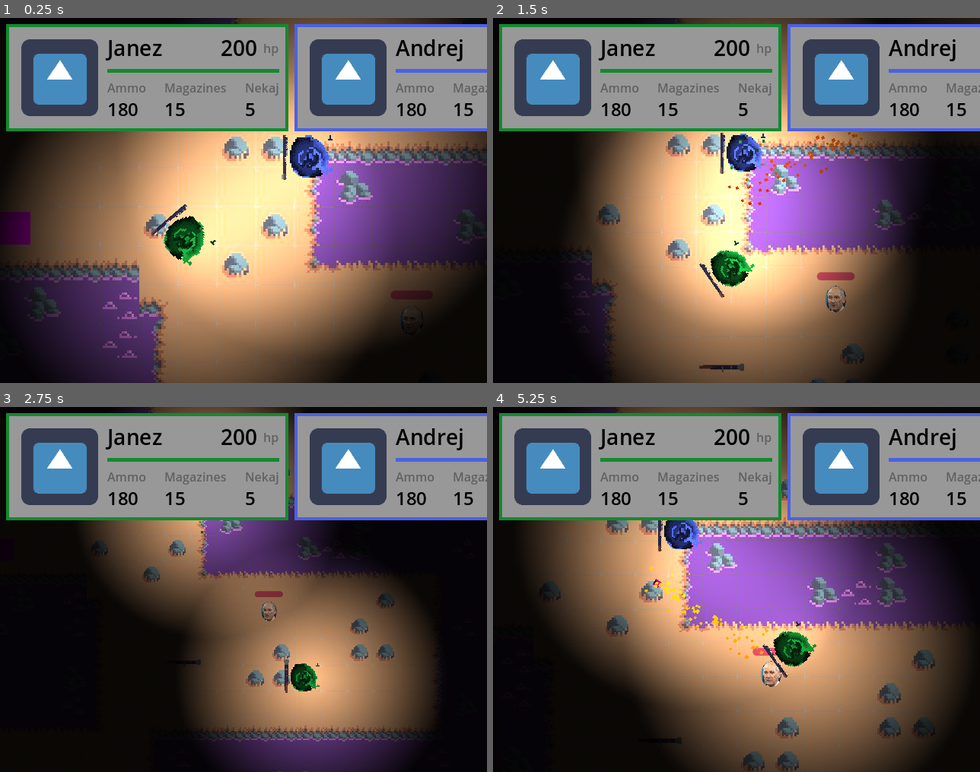
Above: before the commit, frames 1-4 (two rows, left to right).
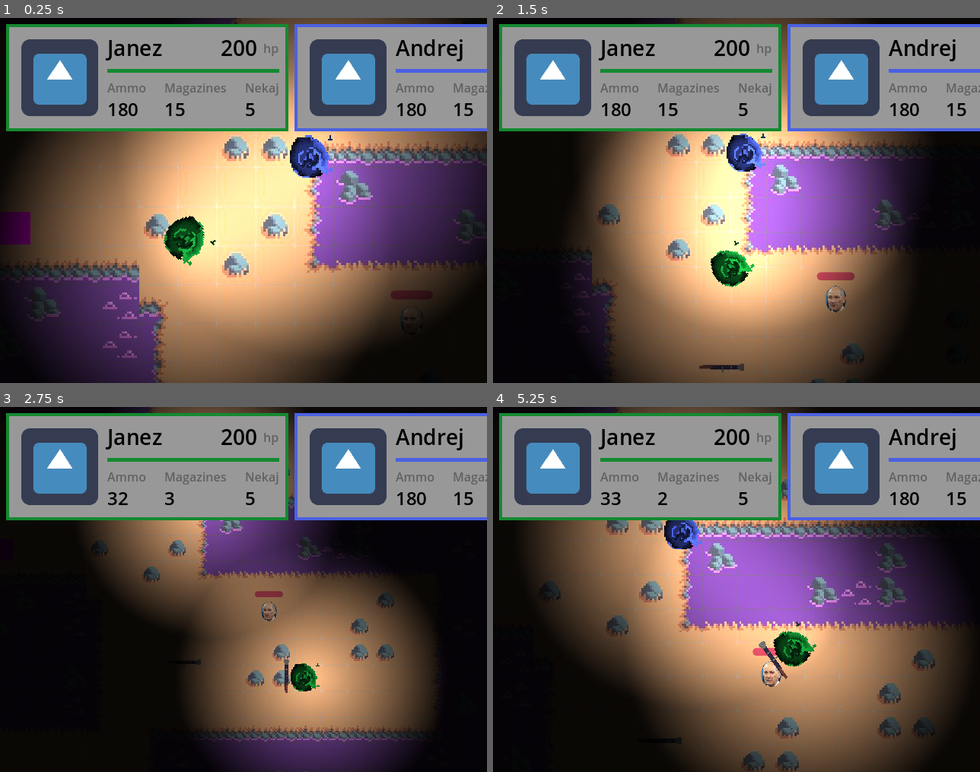
Above: after the commit, the same moments.

Repository: LanVukusic/GameX
Game: Godot game, scene res://TEST.tscn
The game is run twice, just before and just after one commit, with the same random seed, the same clock (stepped at 60 frames per second) and the same inputs. The engine's default icon, where the game draws it, is replaced by a stand-in: a white triangle on a blue panel in a dark square.
Inputs (mouse positions are in pixels of both pictures, inside the frame that each line leads up to):
- Up to frame 1 (0.25 s): no input
- Up to frame 2 (1.5 s): move the mouse to (843, 182) at 0.52 s; press the mouse at (843, 182) at 0.53 s; hold Right (ui_right) 0.53-1.28 s; move the mouse to (639, 218) at 1.27 s; release the mouse at (639, 218) at 1.28 s; hold Down (ui_down) from 1.28 s (still down); tap L (Lamp) at 1.35 s
- Up to frame 3 (2.75 s): click (146, 607) at 1.55 s; move the mouse to (292, 509) at 2.02 s; release Down (ui_down) at 2.03 s; press the mouse at (292, 509) at 2.03 s; hold Right (ui_right) from 2.03 s (still down)
- Up to frame 4 (5.25 s): move the mouse to (712, 662) at 2.77 s; release Right (ui_right) at 2.78 s; release the mouse at (712, 662) at 2.78 s; hold Up (ui_up) 2.78-3.53 s; tap 1 (WeaponSwitch) at 2.85 s; click (712, 662) at 3.05 s; move the mouse to (882, 644) at 3.52 s; press the mouse at (882, 644) at 3.53 s; hold Left (ui_left) 3.53-5.03 s; tap R (Reload) at 4.15 s; move the mouse to (590, 534) at 4.27 s; release the mouse at (590, 534) at 4.28 s; tap L (Lamp) at 4.35 s; click (590, 534) at 4.55 s; move the mouse to (760, 589) at 5.02 s; press the mouse at (760, 589) at 5.03 s; hold Down (ui_down) from 5.03 s (still down)

The runs differ from the first frame. In frame 1, 0.2% of the frame differs, in the area x 30-60%, y 32-60%; in frame 2, 0.4%; in frame 3, 0.2%; in frame 4, 3.7%, in the area x 22-61%, y 23-75%.
Error in both runs: Invalid access to property or key 'lamp' on a base object of type 'CharacterBody2D (Player)'. (res://Entities/Player/PlayerDevNode.gd:53)

Commit message:
small refactor of ui, weapon manager, and player ui node

Diff:
--- a/Godot/Components/health_component.gd
+++ b/Godot/Components/health_component.gd
@@ -4,31 +4,39 @@
 signal sig_died
 signal sig_health_changed(hp: int)
 
-@export var max_health: int
+@export var max_health: int = 100  # Default maximum health
+
+var _health: int = 0  # Backing variable for health
+
 
 var health: int:
-		set(value):
-			health = clampi(value, 0, max_health)
-			sig_health_changed.emit(value)
-			print(value)
-			if health == 0:
-				sig_died.emit()
+	get:
+		return _health
+	set(value):
+		# Clamp value and update health
+		value = clamp(value, 0, max_health)
+		if _health != value:  # Only emit signals if the value changes
+			_health = value
+			sig_health_changed.emit(_health)  # Emit health changed signal
+			print("Health changed to:", _health)
+			# Emit death signal if health is zero
+			if _health == 0:
+				sig_died.emit()  # Emit died signal
 
-# Called when the node enters the scene tree for the first time.
+# Called when the node enters the scene tree for the first time
 func _ready() -> void:
 	_init_health(max_health)
-	pass # Replace with function body.
+	call_deferred("_emit_initial_health")
 
-# Called every frame. 'delta' is the elapsed time since the previous frame.
-func _process(delta: float) -> void:
-	pass
-
+# Method to handle taking damage
 func take_damage(attack: AttackComponent):
 	health -= attack.damage
-	pass
 
+# Method to initialize health
 func _init_health(value: int):
 	health = value
 
-func force_signal():
-	sig_health_changed.emit(health)
+
+
+func _emit_initial_health() -> void:
+	sig_health_changed.emit(_health)  # Emit the initial health signal after everything is ready
--- a/Godot/Entities/Player/Player.tscn
+++ b/Godot/Entities/Player/Player.tscn
@@ -1,13 +1,10 @@
-[gd_scene load_steps=21 format=3 uid="uid://lrrmhxf8p6g3"]
+[gd_scene load_steps=17 format=3 uid="uid://lrrmhxf8p6g3"]
 
 [ext_resource type="Script" path="res://Entities/Player/Player.gd" id="1_3c7vl"]
 [ext_resource type="Resource" uid="uid://dy2cmdua6gms6" path="res://Entities/Player/PlayerResource.tres" id="2_dshqb"]
 [ext_resource type="PackedScene" uid="uid://bajkwgp562ka7" path="res://WeaponManager/WeaponManager.tscn" id="2_y2jhs"]
-[ext_resource type="Script" path="res://CustomResourcesTemplates/WeaponItem.gd" id="5_p3x3i"]
 [ext_resource type="Script" path="res://Components/hurtbox_component.gd" id="6_j48yb"]
-[ext_resource type="PackedScene" uid="uid://bkqvwyt2n84pc" path="res://Weapons/ranged_weapons/Good_gun/GoodGun.tscn" id="6_q1eu4"]
 [ext_resource type="Script" path="res://Components/health_component.gd" id="7_4gix7"]
-[ext_resource type="Texture2D" uid="uid://o7npuoqcema3" path="res://Assets/malo_bujs_gun.png" id="7_u8q4w"]
 [ext_resource type="Script" path="res://Components/move_input_component.gd" id="8_vgfwh"]
 [ext_resource type="Texture2D" uid="uid://kl56tnox7818" path="res://klobuk1.png" id="9_63y7d"]
 [ext_resource type="Script" path="res://Components/character_move_component.gd" id="9_nm2o8"]
@@ -15,13 +12,6 @@
 [ext_resource type="Script" path="res://Components/look_component.gd" id="11_nkggg"]
 [ext_resource type="Script" path="res://Components/status_effect_handler_component.gd" id="11_qj6mh"]
 [ext_resource type="Script" path="res://Components/inventory_component.gd" id="12_50v3v"]
-
-[sub_resource type="Resource" id="Resource_rdh82"]
-resource_local_to_scene = true
-script = ExtResource("5_p3x3i")
-name = "GoodGun"
-scene = ExtResource("6_q1eu4")
-sprite = ExtResource("7_u8q4w")
 
 [sub_resource type="CircleShape2D" id="CircleShape2D_aj4h7"]
 radius = 28.0
@@ -57,7 +47,6 @@
 
 [node name="WeaponManager" parent="." instance=ExtResource("2_y2jhs")]
 position = Vector2(-30, 0)
-avaliable_weapons = Array[ExtResource("5_p3x3i")]([SubResource("Resource_rdh82")])
 
 [node name="CollisionShape2D" type="CollisionShape2D" parent="."]
 shape = SubResource("CircleShape2D_aj4h7")
--- a/Godot/Entities/Player/PlayerDevNode.gd
+++ b/Godot/Entities/Player/PlayerDevNode.gd
@@ -40,13 +40,13 @@
 func _input(event: InputEvent) -> void:
 	if disable_controlls:
 		return
-	if event.is_action_pressed("Shoot"):
+	if event.is_action_pressed("Shoot") and player.weapon_manager.current_weapon:
 		player.weapon_manager.current_weapon.shoot_pressed.emit()
 
-	if event.is_action_released("Shoot"):
+	if event.is_action_released("Shoot") and player.weapon_manager.current_weapon:
 		player.weapon_manager.current_weapon.shoot_released.emit()
 
-	if event.is_action_pressed("Reload"):
+	if event.is_action_pressed("Reload") and player.weapon_manager.current_weapon:
 		player.weapon_manager.current_weapon.reload_active.emit()
 
 	if event.is_action_pressed("Lamp"):
--- a/Godot/UI/UIPlayerNode.gd
+++ b/Godot/UI/UIPlayerNode.gd
@@ -11,10 +11,14 @@
 
 # Called when the node enters the scene tree for the first time.
 func _ready() -> void:
-	connect_singals()
-#	connected_player.weapon_manager.weapon_switched.connect(connect_singals)
-#	connected_player.weapon_manager.current_weapon.weapon_stats.force_signal()
-	connected_player.healthcomponent.force_signal()
+	connect_health_and_player_signals()
+
+	# Connect weapon switching signal from the WeaponManager
+	if connected_player and connected_player.weapon_manager:
+		connected_player.weapon_manager.weapon_switched.connect(_on_weapon_switched)
+
+	# Initialize weapon-related signals for the current weapon
+	_initialize_weapon_signals()
 
 func set_curr_ammo_count(ammo_count: int):
 	ammo.text = str(ammo_count)
@@ -37,21 +41,42 @@
 	color_rect.color = color
 
 func _on_player_death():
-	("print ded")
+	print("Player died")
 	self.queue_free()
 
-func connect_singals():
-#	if (!connected_player.weapon_manager.current_weapon.weapon_stats.ammo_change.is_connected(set_curr_ammo_count)):
-#		connected_player.weapon_manager.current_weapon.weapon_stats.ammo_change.connect(set_curr_ammo_count)
+func connect_health_and_player_signals():
+	# Health-related signals
+	if connected_player and connected_player.healthcomponent:
+		connected_player.healthcomponent.sig_health_changed.connect(set_curr_health)
+		connected_player.healthcomponent.sig_died.connect(_on_player_death)
 
-#	if (!connected_player.weapon_manager.current_weapon.weapon_stats.magazine_change.is_connected(set_curr_mag_count)):
-#		connected_player.weapon_manager.current_weapon.weapon_stats.magazine_change.connect(set_curr_mag_count)
-
-	if (!connected_player.joined.is_connected(set_player_color_name)):
+	# Player-related signals
+	if connected_player:
 		connected_player.joined.connect(set_player_color_name)
 
-	if (!connected_player.healthcomponent.sig_health_changed.is_connected(set_curr_health)):
-		connected_player.healthcomponent.sig_health_changed.connect(set_curr_health)
+func _on_weapon_switched():
+	# Reinitialize weapon-related signals when the weapon switches
+	_initialize_weapon_signals()
 
-	if (!connected_player.healthcomponent.sig_died.is_connected(_on_player_death)):
-		connected_player.healthcomponent.sig_died.is_connected(_on_player_death)
+func _initialize_weapon_signals():
+	if not connected_player or not connected_player.weapon_manager:
+		return
+
+	var current_weapon = connected_player.weapon_manager.get_current_weapon()
+
+	# Skip if there's no current weapon
+	if not current_weapon:
+		return
+
+	# Disconnect existing signals to avoid duplicates
+	if current_weapon.weapon_stats.ammo_change.is_connected(set_curr_ammo_count):
+		current_weapon.weapon_stats.ammo_change.disconnect(set_curr_ammo_count)
+	if current_weapon.weapon_stats.magazine_change.is_connected(set_curr_mag_count):
+		current_weapon.weapon_stats.magazine_change.disconnect(set_curr_mag_count)
+
+	# Connect new signals for the current weapon
+	current_weapon.weapon_stats.ammo_change.connect(set_curr_ammo_count)
+	current_weapon.weapon_stats.magazine_change.connect(set_curr_mag_count)
+
+	# Force a signal update for the current weapon stats
+	current_weapon.weapon_stats.force_signal()
--- a/Godot/UI/UiManager.gd
+++ b/Godot/UI/UiManager.gd
@@ -14,7 +14,6 @@
 func init_UIPlayerNode(player: Player, peerId: int):
 	var PlayerUINode = PlayerUIScene.instantiate() as UIPlayerNode
 	PlayerUINode.connected_player = player
-	PlayerUINode.connect_singals()
 	uiRoot.add_child(PlayerUINode)
 	nodesToIds[peerId] = PlayerUINode
 	print("initing playyer ", player.name, " with id ", peerId)
--- a/Godot/WeaponManager/weapon_manager.gd
+++ b/Godot/WeaponManager/weapon_manager.gd
@@ -4,53 +4,68 @@
 signal weapon_switched
 signal switch_weapons_pressed
 
-#@export var current_bullet: PackedScene
 @export var avaliable_weapons: Array[WeaponItem]
 var weapon_stack: Array[WeaponBase] = [] # To hold instantiated Weapon nodes
 @export var current_weapon: WeaponBase = null
 
 func _ready() -> void:
 	# Initialize weapons from available resources
-	for weapon_resouce in avaliable_weapons:
-		var weapon = weapon_resouce.scene.instantiate() as WeaponBase
-		add_child(weapon)
-		weapon_stack.append(weapon)
-
-	switch_weapons_pressed.connect(switch_weapon)
+	initialize_weapons()
+	connect_signals()
 	switch_weapon()
 
+func initialize_weapons() -> void:
+	"""Instantiate weapons from available resources."""
+	for weapon_resource in avaliable_weapons:
+		add_weapon(weapon_resource, false)  # Add weapon without switching
 
-func add_weapon(weapon_resource: WeaponItem):
+func connect_signals() -> void:
+	"""Connect signals for the weapon manager."""
+	switch_weapons_pressed.connect(switch_weapon)
 
+func add_weapon(weapon_resource: WeaponItem, switch_to_new: bool = true) -> void:
+	"""Add a weapon to the stack. Optionally switch to it."""
 	for weapon in weapon_stack:
 		if weapon.name == weapon_resource.name:  # Assuming unique weapon names
 			print("Duplicate weapon detected:", weapon_resource.name)
 			return
 
-	var instance = weapon_resource.scene.instantiate()
+	var instance = weapon_resource.scene.instantiate() as WeaponBase
 	weapon_stack.append(instance)
-	switch_weapon()
 
+	if switch_to_new:
+		switch_weapon_to(instance)
 
-func switch_weapon():
+func switch_weapon() -> void:
+	"""Switch to the next weapon in the stack."""
 	if weapon_stack.size() == 0:
 		print("No weapons available to switch.")
 		return
-	# Find the next weapon index in a circular fashion
+
+	# Determine the next weapon index
 	var current_index = weapon_stack.find(current_weapon)
 	var next_index = (current_index + 1) % weapon_stack.size()
 
-	# Only keep the current weapon visible
-	for w in weapon_stack:
-		if (w.get_parent() != null):
-			remove_child(w)
-#			print("brisem ", w, w.get_parent())
-	# Switch visibility and set the new weapon
-	current_weapon = weapon_stack[next_index]
+	switch_weapon_to(weapon_stack[next_index])
+
+func switch_weapon_to(weapon: WeaponBase) -> void:
+	"""Switch to a specific weapon."""
+	if current_weapon:
+		if current_weapon.get_parent() == self:
+			remove_child(current_weapon)
+
+	current_weapon = weapon
 	add_child(current_weapon)
 
-	current_weapon.is_shoot_pressed = false
+	current_weapon.is_shoot_pressed = false  # Reset shooting state
 	weapon_switched.emit()
 	current_weapon.weapon_stats.force_signal()
 
 	print("Switched to weapon:", current_weapon.name)
+
+func get_current_weapon() -> WeaponBase:
+	"""Retrieve the currently active weapon."""
+	if current_weapon == null:
+		print("No current weapon set!")
+		return null
+	return current_weapon
Not shown: 3 places in Godot/TEST.tscn that only renumber resources
